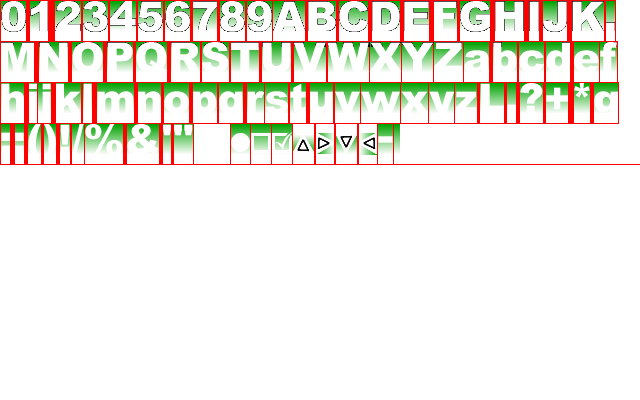
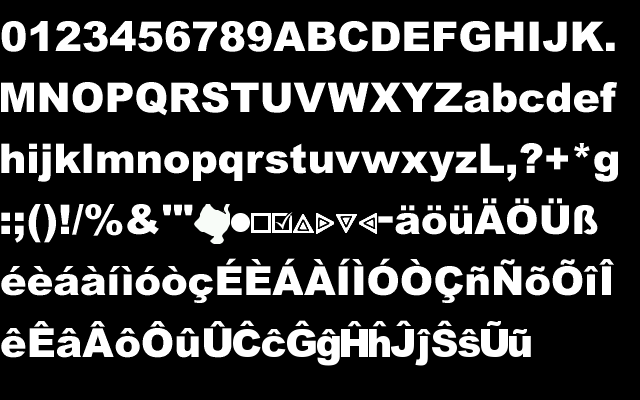
Layers edited between the first and the second 640 x 400 image:
painted on "Neue Ebene#3" over 1, 0, 640, 390
hid "Neue Ebene", painted on it over 0, 0, 640, 400
showed "Hintergrund" over 0, 0, 640, 400
